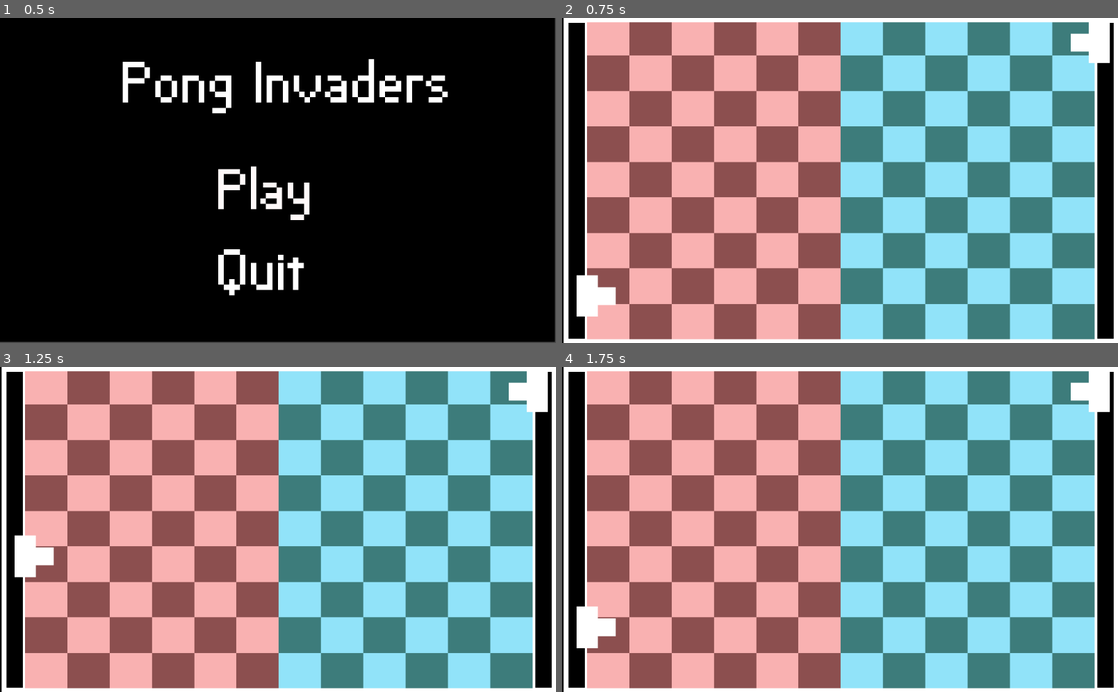
Above: before the commit, frames 1-4 (two rows, left to right).
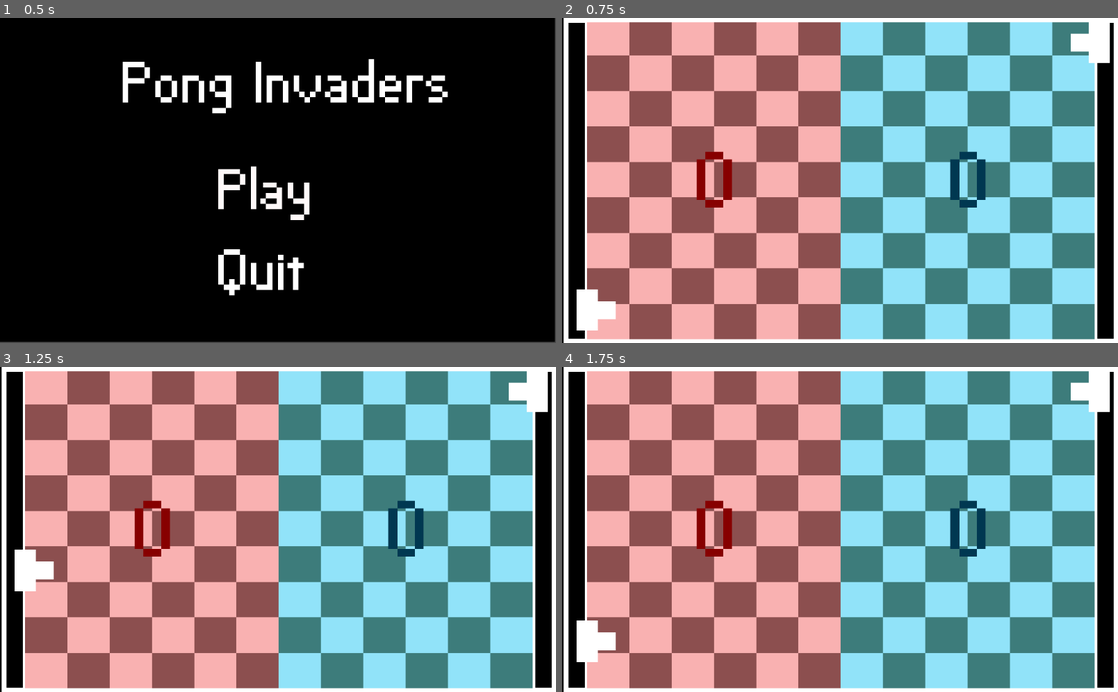
Above: after the commit, the same moments.

Repository: Raelr/dd-pong-invaders
Game: Godot game, scene res://scenes/Main.tscn
Same seed, same stepped clock (60 frames per second), same inputs: the game is played once before the commit and once after it.
Inputs (mouse positions are in pixels of both pictures, inside the frame that each line leads up to):
- Up to frame 1 (0.5 s): no input
- Up to frame 2 (0.75 s): tap Enter at 0.5 s; move the mouse to (828, 193) at 0.52 s; hold W from 0.53 s (still down); click (828, 193) at 0.6 s
- Up to frame 3 (1.25 s): keep holding W
- Up to frame 4 (1.75 s): move the mouse to (728, 545) at 1.27 s; release W at 1.28 s; hold S from 1.28 s (still down); tap E at 1.35 s

Frame 1 is identical in both runs. In frame 2, 1.7% of the frame differs, in the area x 2-77%, y 41-97%; in frame 3, 1.8%, in the area x 2-77%, y 41-70%; in frame 4, 1.7%.

Commit message:
Added tile changes and stun timer

Diff:
--- a/scenes/Arena.tscn
+++ b/scenes/Arena.tscn
@@ -1,9 +1,16 @@
-[gd_scene load_steps=3 format=2]
+[gd_scene load_steps=6 format=2]
 
 [ext_resource path="res://scenes/TileHalf.tscn" type="PackedScene" id=1]
 [ext_resource path="res://sprites/ArenaOutline.png" type="Texture" id=2]
+[ext_resource path="res://scenes/ArenaManager.gd" type="Script" id=3]
+[ext_resource path="res://fonts/VPPixel-Simplified.otf" type="DynamicFontData" id=4]
+
+[sub_resource type="DynamicFont" id=1]
+size = 100
+font_data = ExtResource( 4 )
 
 [node name="Arena" type="Node2D"]
+script = ExtResource( 3 )
 
 [node name="ArenaOutline" type="Sprite" parent="."]
 scale = Vector2( 3.03, 3.055 )
@@ -13,9 +20,34 @@
 position = Vector2( 143.451, 0 )
 dark_color = Color( 0.242233, 0.488281, 0.484662, 1 )
 light_color = Color( 0.572549, 0.894118, 0.980392, 1 )
+duration = 1.0
 
 [node name="TileHalfLeft" parent="." instance=ExtResource( 1 )]
 position = Vector2( -144.447, 0 )
 dark_color = Color( 0.552941, 0.313726, 0.313726, 1 )
 light_color = Color( 0.980392, 0.698039, 0.698039, 1 )
-update = true
+duration = 0.5
+
+[node name="PlayerTwoTimer" type="Label" parent="."]
+modulate = Color( 0, 0.223529, 0.321569, 1 )
+margin_left = 119.08
+margin_top = -78.7556
+margin_right = 169.08
+margin_bottom = 66.2444
+custom_fonts/font = SubResource( 1 )
+text = "0"
+__meta__ = {
+"_edit_use_anchors_": false
+}
+
+[node name="PlayerOneTimer" type="Label" parent="."]
+modulate = Color( 0.533333, 0, 0, 1 )
+margin_left = -168.709
+margin_top = -78.7556
+margin_right = -118.709
+margin_bottom = 66.2444
+custom_fonts/font = SubResource( 1 )
+text = "0"
+__meta__ = {
+"_edit_use_anchors_": false
+}
--- /dev/null
+++ b/scenes/ArenaManager.gd
@@ -0,0 +1,17 @@
+extends Node2D
+
+func switch_tile_colors() -> void:
+	$TileHalfLeft.swap_colors()
+	$TileHalfRight.swap_colors()
+
+func display_timer(is_player_one : bool) -> void:
+	if is_player_one:
+		$PlayerOneTimer.visible = true
+	else:
+		$PlayerTwoTimer.visible = true
+
+func increment_player_timer(delta : float, is_player_one : bool) -> void:
+	if is_player_one:
+		$PlayerOneTimer.text = str(int(delta))
+	else:
+		$PlayerTwoTimer.text = str(int(delta))
--- a/scenes/Main.tscn
+++ b/scenes/Main.tscn
@@ -9,6 +9,7 @@
 [node name="Main" type="Node2D"]
 script = ExtResource( 5 )
 change_interval = 10.0
+stun_interval = 5.0
 
 [node name="ColorRect" type="ColorRect" parent="."]
 margin_right = 1022.0
@@ -31,16 +32,16 @@
 
 [node name="PlayerOne" parent="." instance=ExtResource( 2 )]
 visible = false
-position = Vector2( 238.875, 484.948 )
+position = Vector2( 238.875, 504.065 )
 is_player_one = true
-playerMovementSpeed = 0.0
+playerMovementSpeed = 240
 
 [node name="PlayerTwo" parent="." instance=ExtResource( 2 )]
 visible = false
 position = Vector2( 799.479, 109.948 )
 texture = ExtResource( 3 )
 update = true
-playerMovementSpeed = 0.0
+playerMovementSpeed = 240
 
 [node name="Camera2D" type="Camera2D" parent="."]
 visible = false
--- a/scripts/GameManager.gd
+++ b/scripts/GameManager.gd
@@ -2,7 +2,14 @@
 
 onready var paused : bool = false
 onready var elapsed_time : float = 0.0;
+onready var elapsed_time_player_one : float = 0.0;
+onready var elapsed_time_player_two : float = 0.0;
+
 export (float) var change_interval
+export (float) var stun_interval
+
+var player_one_stunned : bool = false
+var player_two_stunned : bool = false
 
 func _ready():
 	$MainMenu.connect("on_start", self, "start")
@@ -15,6 +22,22 @@
 			elapsed_time = 0
 			$PlayerOne.increase_speed()
 			$PlayerTwo.increase_speed()
+			$Arena.switch_tile_colors()
+		if player_one_stunned:
+			elapsed_time_player_one += delta
+			$Arena.display_timer(true)
+			if elapsed_time_player_one >= stun_interval:
+				elapsed_time_player_one = 0
+				player_one_stunned = false
+			$Arena.increment_player_timer(elapsed_time_player_one, true)
+		if player_two_stunned:
+			elapsed_time_player_two += delta
+			$Arena.display_timer(false)
+			if elapsed_time_player_two >= stun_interval:
+				elapsed_time_player_two = 0
+				player_two_stunned = false
+			$Arena.increment_player_timer(elapsed_time_player_two, false)
+
 
 func start() -> void:
 	$Arena.visible = true
--- a/scripts/Player.gd
+++ b/scripts/Player.gd
@@ -104,12 +104,14 @@
 			var timer = recoilTimer(2, "playerOneRecovered")
 			timer.start()
 			isPlayerOneStunned = true
+			get_parent().player_one_stunned = true
 			area.queue_free()
 	else:
 		if (area.isBullet() and area.getBulletOwner() == "playerOne"):
 			var timer = recoilTimer(2, "playerTwoRecovered")
 			timer.start()
 			isPlayerTwoStunned = true
+			get_parent().player_two_stunned = true
 			area.queue_free()
 	pass # Replace with function body.
 
--- a/scripts/TileHalf.gd
+++ b/scripts/TileHalf.gd
@@ -4,6 +4,9 @@
 export (Color) var dark_color
 export (Color) var light_color
 export (bool) var update
+export (float) var duration
+
+var elapsed_time : float = 0.0
 
 func _ready():
 	sync_colors()
@@ -12,7 +15,21 @@
 	if update:
 		if Engine.editor_hint:
 			sync_colors()
+		elapsed_time += delta
+		if elapsed_time < duration:
+			$CheckerMarkDark.modulate = lerp($CheckerMarkDark.modulate, dark_color, elapsed_time/duration)
+			$CheckerMarkLight.modulate = lerp($CheckerMarkLight.modulate, light_color, elapsed_time/duration)
+		else:
+			elapsed_time = 0
+			sync_colors()
+			update = false
 
 func sync_colors():
 	$CheckerMarkDark.modulate = dark_color
 	$CheckerMarkLight.modulate = light_color
+
+func swap_colors() -> void:
+	var dark : Color = $CheckerMarkDark.modulate
+	dark_color = $CheckerMarkLight.modulate
+	light_color = dark
+	update = true
